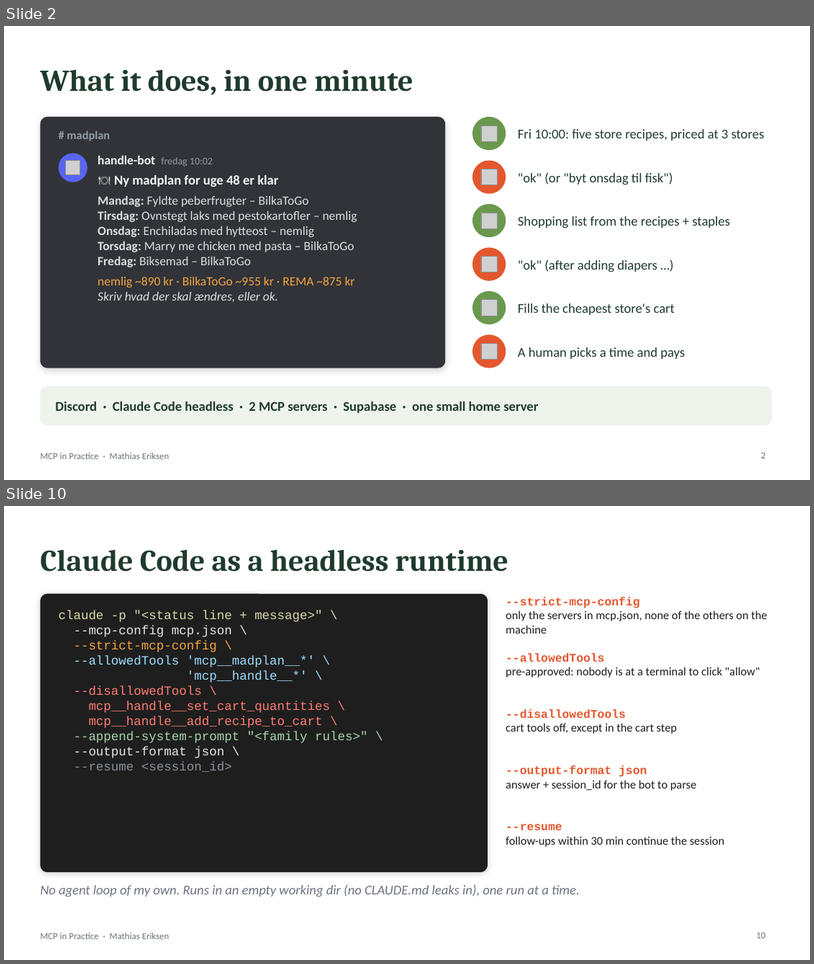
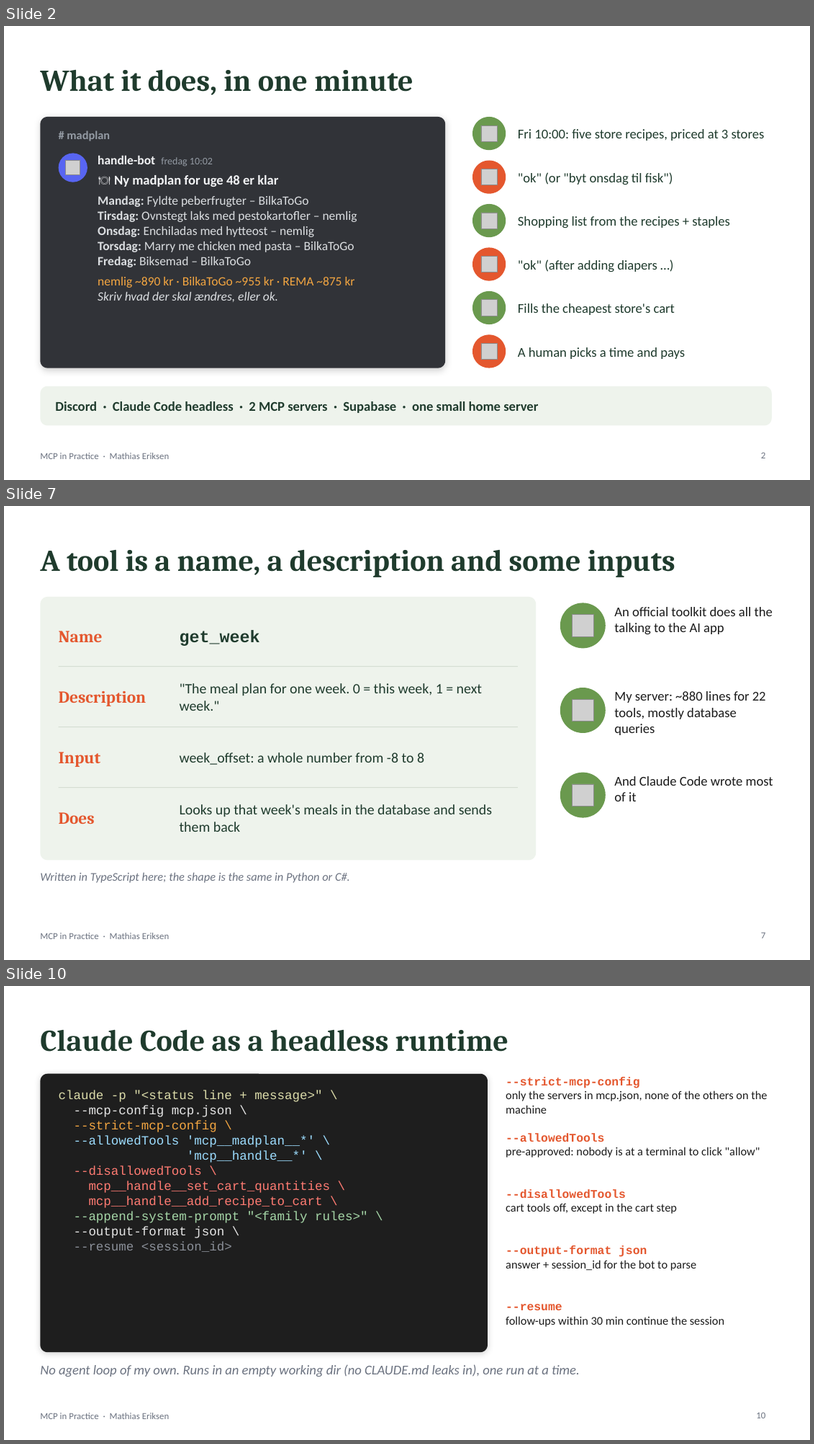
Before and after one commit to MSvante/public-speaking, a slide deck: madplan-agent/slides/mcp-in-practice.pptx. Shown one above the other, each under a label of ours: slides 2 and 10 before the commit, slides 2, 7 and 10 after it; the slides between them are not shown. The pictures are 814x964 and 814x1444 pixels, drawn with LibreOffice and Linux fonts; fonts in the diff are those of the drawing; grey boxes stand for pictures. Boxes give left, top, right and bottom in pixels: in the first picture for what was removed or moved away, otherwise in the second. Text is boxed around its words. In the diff, an @@ line names an element or a change of style, - is before the commit and + after.

```diff
--- a/madplan-agent/slides/mcp-in-practice.pptx
+++ b/madplan-agent/slides/mcp-in-practice.pptx
@@ slide 7 added at <box>4,506,810,960</box>, background #FFFFFF; not listed: 1 template element that a slide beside it also shows @@
@@ title added at <box>40,550,676,577</box>, 36 pt, text #1F3B2D, bold @@
+A tool is a name, a description and some inputs
@@ rounded rectangle added at <box>40,597,536,860</box>, fill #EEF3EC @@
@@ ellipse added at <box>561,602,606,648</box>, fill #6A994E @@
@@ text added at <box>615,607,773,634</box>, 16 pt, text #1B1B1B @@
+An official toolkit does all the talking to the AI app
@@ text added at <box>59,631,103,642</box>, 20 pt, text #E4572E, bold @@
+Name
@@ text added at <box>180,631,260,646</box>, 20 pt, text #1F3B2D, bold @@
+get_week
@@ picture added at <box>572,614,594,636</box> @@
@@ line added from (59, 667) to (518, 667), #D5DDD2 1 pt @@
@@ text added at <box>59,691,147,706</box>, 20 pt, text #E4572E, bold @@
+Description
@@ text added at <box>180,683,482,710</box>, 17 pt, text #1F3B2D @@
+"The meal plan for one week. 0 = this week, 1 = next week."
@@ ellipse added at <box>561,687,606,733</box>, fill #6A994E @@
@@ picture added at <box>572,699,594,721</box> @@
@@ text added at <box>615,691,766,735</box>, 16 pt, text #1B1B1B @@
+My server: ~880 lines for 22 tools, mostly database queries
@@ line added from (59, 727) to (518, 727), #D5DDD2 1 pt @@
@@ text added at <box>59,752,101,767</box>, 20 pt, text #E4572E, bold @@
+Input
@@ text added at <box>180,752,424,764</box>, 17 pt, text #1F3B2D @@
+week_offset: a whole number from -8 to 8
@@ ellipse added at <box>561,772,606,818</box>, fill #6A994E @@
@@ picture added at <box>572,784,594,806</box> @@
@@ text added at <box>615,776,774,801</box>, 16 pt, text #1B1B1B @@
+And Claude Code wrote most of it
@@ line added from (59, 788) to (518, 788), #D5DDD2 1 pt @@
@@ text added at <box>180,804,492,831</box>, 17 pt, text #1F3B2D @@
+Looks up that week's meals in the database and sends them back
@@ text added at <box>59,812,95,824</box>, 20 pt, text #E4572E, bold @@
+Does
@@ text added at <box>40,872,350,883</box>, 14 pt, text #6B7280, italic @@
+Written in TypeScript here; the shape is the same in Python or C#.
@@ page number added at <box>761,932,766,938</box>, 11 pt, text #6B7280 @@
+7
```
Also in this commit, not shown: 3 slides changed, 3 other slides added, 4 slides removed, 2 other files.
